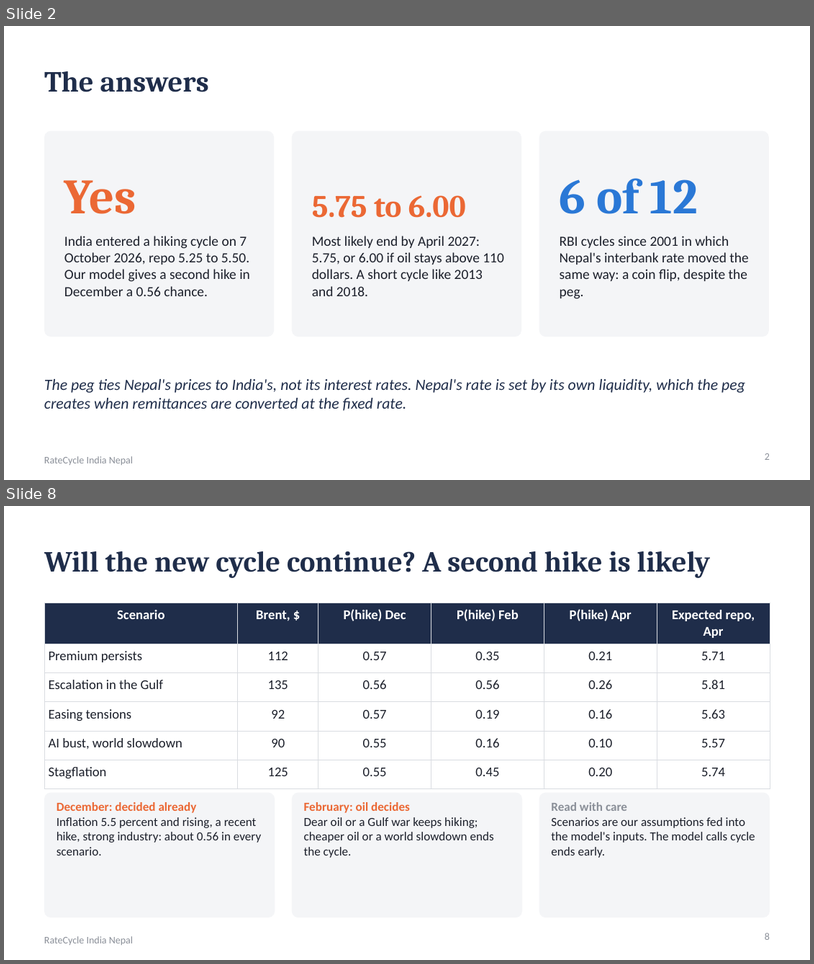
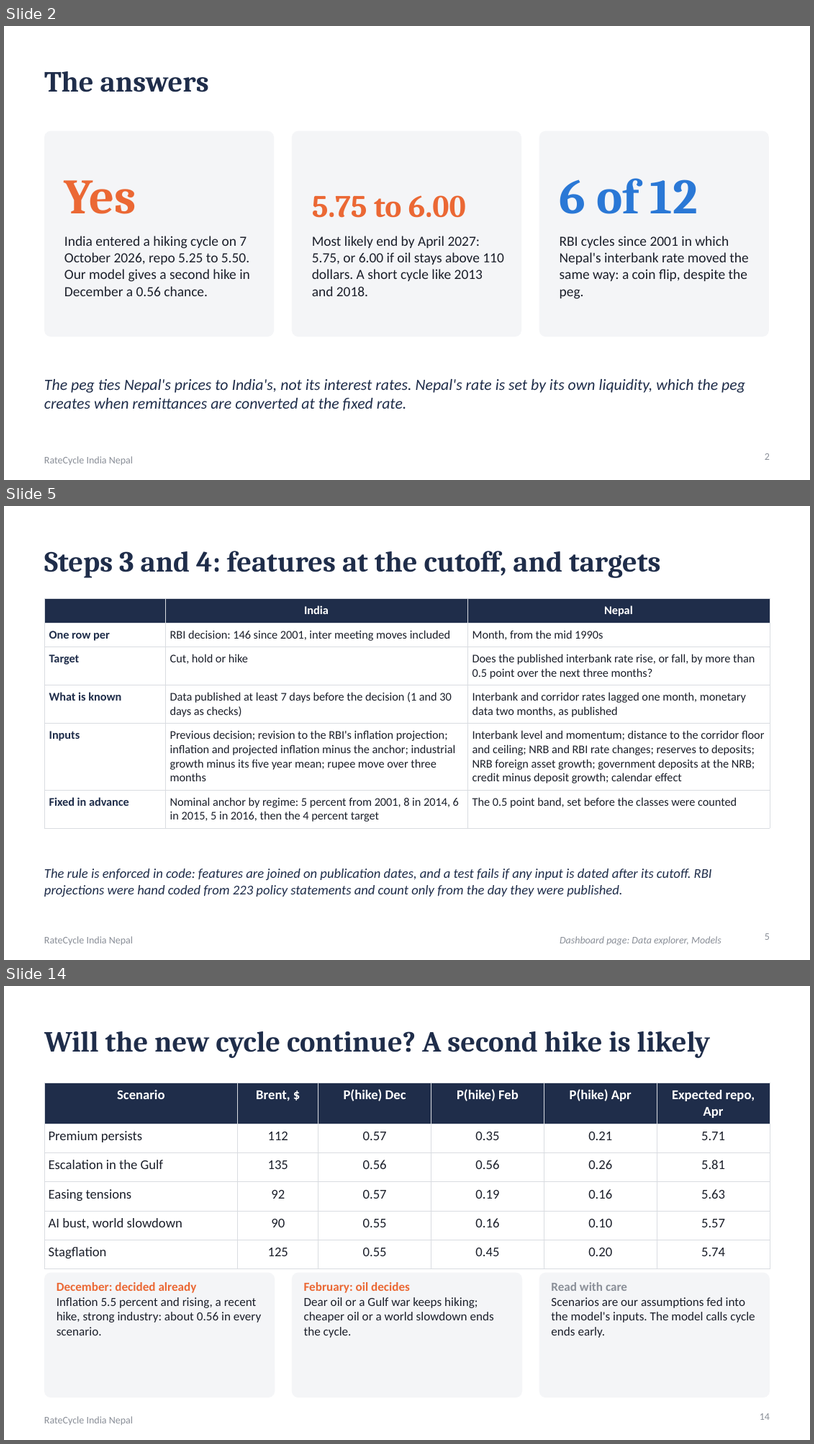
Before and after one commit to sakrit204-byte/interest_rate_cycle_prediction_for_india, a slide deck: reports/presentation/ratecycle_india_nepal.pptx. Shown one above the other, each under a label of ours: slides 2 and 8 before the commit, slides 2, 5 and 14 after it; the slides between them are not shown. The pictures are 814x964 and 814x1444 pixels, drawn with LibreOffice and Linux fonts; fonts in the diff are those of the drawing. Boxes give left, top, right and bottom in pixels: in the first picture for what was removed or moved away, otherwise in the second. Text is boxed around its words. In the diff, an @@ line names an element or a change of style, - is before the commit and + after.

Commit message:
Presentation: seven slides on the model training process

```diff
--- a/reports/presentation/ratecycle_india_nepal.pptx
+++ b/reports/presentation/ratecycle_india_nepal.pptx
@@ slide 5 added at box(4, 506, 810, 960), background #FFFFFF; not listed: 1 template element that a slide beside it also shows @@
@@ title added at box(44, 551, 661, 578), 26 pt, text #1F2D4A, bold @@
+Steps 3 and 4: features at the cutoff, and targets
@@ table added at box(44, 599, 770, 824), 6 rows, 3 columns @@
+ | India | Nepal
+One row per | RBI decision: 146 since 2001, inter meeting moves included | Month, from the mid 1990s
+Target | Cut, hold or hike | Does the published interbank rate rise, or fall, by more than 0.5 point over the next three months?
+What is known | Data published at least 7 days before the decision (1 and 30 days as checks) | Interbank and corridor rates lagged one month, monetary data two months, as published
+Inputs | Previous decision; revision to the RBI's inflation projection; inflation and projected inflation minus the anchor; industrial growth minus its five year mean; rupee move over three months | Interbank level and momentum; distance to the corridor floor and ceiling; NRB and RBI rate changes; reserves to deposits; NRB foreign asset growth; government deposits at the NRB; credit minus deposit growth; calendar effect
+Fixed in advance | Nominal anchor by regime: 5 percent from 2001, 8 in 2014, 6 in 2015, 5 in 2016, then the 4 percent target | The 0.5 point band, set before the classes were counted
@@ text added at box(44, 868, 712, 896), 12 pt, text #1F2D4A, italic @@
+The rule is enforced in code: features are joined on publication dates, and a test fails if any input is dated after its cutoff. RBI projections were hand coded from 223 policy statements and count only from the day they were published.
@@ text added at box(560, 936, 722, 945), 9 pt, text #8A8F98, italic @@
+Dashboard page: Data explorer, Models
@@ page number added at box(765, 933, 770, 939), 9 pt, text #8A8F98 @@
+5
@@ what was slide 8 is now slide 14 @@
@@ page number at box(760, 1413, 770, 1419): text changed @@
-8
+14
```
Also in this commit, not shown: 6 slides changed, 6 other slides added, 1 slide removed, 1 other file.
